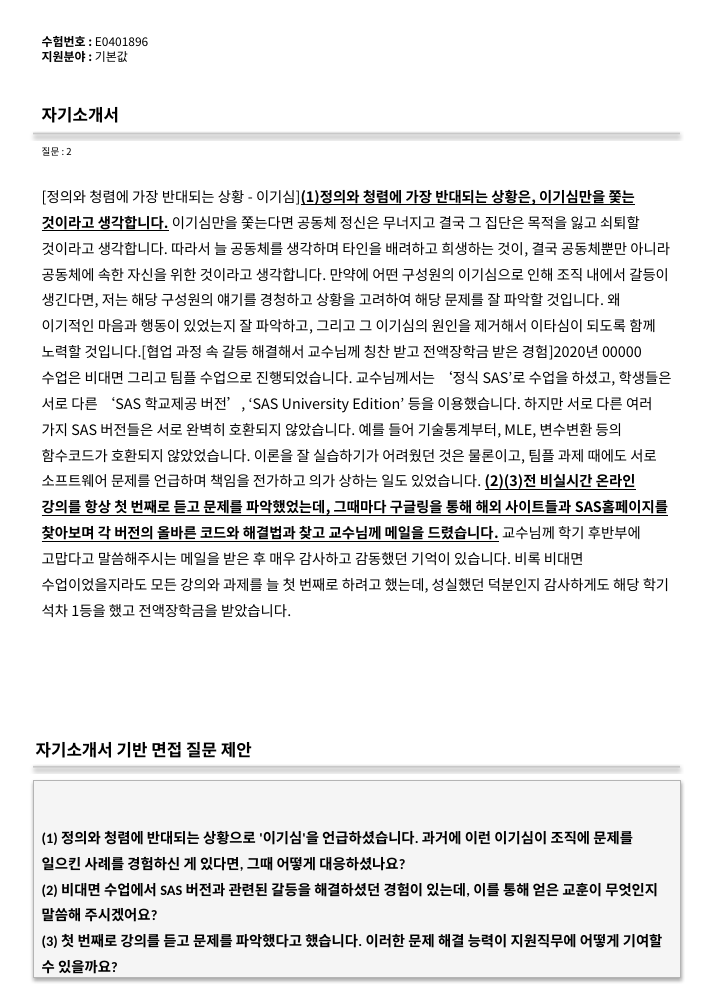
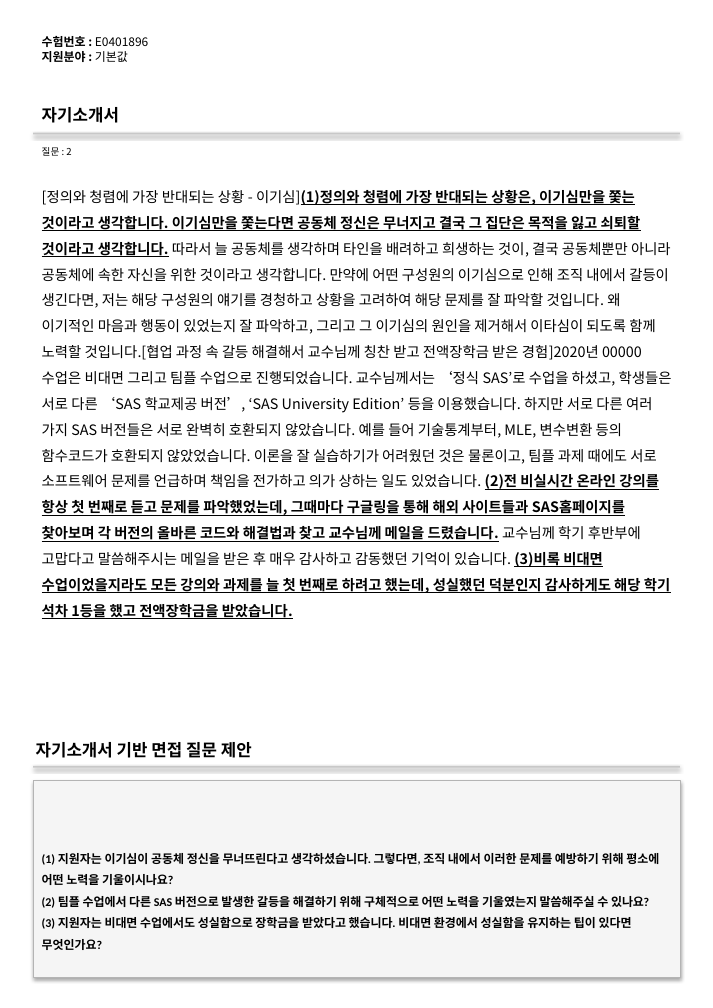
Before and after one commit to DaeGul2/isbr-auto-questionnaire, a slide deck: slide 2 of flask-server/outputs/output.pptx. Drawn at 713x1008 pixels with LibreOffice and Linux fonts; fonts in the diff are those of the drawing. Boxes give left, top, right and bottom in pixels: in the first picture for what was removed or moved away, otherwise in the second. Text is boxed around its words. In the diff, an @@ line names an element or a change of style, - is before the commit and + after.

```diff
--- a/flask-server/outputs/output.pptx
+++ b/flask-server/outputs/output.pptx
@@ text at box(42, 188, 672, 619): text changed @@
-[정의와 청렴에 가장 반대되는 상황 - 이기심](1)정의와 청렴에 가장 반대되는 상황은, 이기심만을 쫓는 것이라고 생각합니다. 이기심만을 쫓는다면 공동체 정신은 무너지고 결국 그 집단은 목적을 잃고 쇠퇴할 것이라고 생각합니다. 따라서 늘 공동체를 생각하며 타인을 배려하고 희생하는 것이, 결국 공동체뿐만 아니라 공동체에 속한 자신을 위한 것이라고 생각합니다. 만약에 어떤 구성원의 이기심으로 인해 조직 내에서 갈등이 생긴다면, 저는 해당 구성원의 얘기를 경청하고 상황을 고려하여 해당 문제를 잘 파악할 것입니다. 왜 이기적인 마음과 행동이 있었는지 잘 파악하고, 그리고 그 이기심의 원인을 제거해서 이타심이 되도록 함께 노력할 것입니다.[협업 과정 속 갈등 해결해서 교수님께 칭찬 받고 전액장학금 받은 경험]2020년 00000 수업은 비대면 그리고 팀플 수업으로 진행되었습니다. 교수님께서는 ‘정식 SAS’로 수업을 하셨고, 학생들은 서로 다른 ‘SAS 학교제공 버전’, ‘SAS University Edition’ 등을 이용했습니다. 하지만 서로 다른 여러 가지 SAS 버전들은 서로 완벽히 호환되지 않았습니다. 예를 들어 기술통계부터, MLE, 변수변환 등의 함수코드가 호환되지 않았었습니다. 이론을 잘 실습하기가 어려웠던 것은 물론이고, 팀플 과제 때에도 서로 소프트웨어 문제를 언급하며 책임을 전가하고 의가 상하는 일도 있었습니다. (2)(3)전 비실시간 온라인 강의를 항상 첫 번째로 듣고 문제를 파악했었는데, 그때마다 구글링을 통해 해외 사이트들과 SAS홈페이지를 찾아보며 각 버전의 올바른 코드와 해결법과 찾고 교수님께 메일을 드렸습니다. 교수님께 학기 후반부에 고맙다고 말씀해주시는 메일을 받은 후 매우 감사하고 감동했던 기억이 있습니다. 비록 비대면 수업이었을지라도 모든 강의와 과제를 늘 첫 번째로 하려고 했는데, 성실했던 덕분인지 감사하게도 해당 학기 석차 1등을 했고 전액장학금을 받았습니다.
+[정의와 청렴에 가장 반대되는 상황 - 이기심](1)정의와 청렴에 가장 반대되는 상황은, 이기심만을 쫓는 것이라고 생각합니다. 이기심만을 쫓는다면 공동체 정신은 무너지고 결국 그 집단은 목적을 잃고 쇠퇴할 것이라고 생각합니다. 따라서 늘 공동체를 생각하며 타인을 배려하고 희생하는 것이, 결국 공동체뿐만 아니라 공동체에 속한 자신을 위한 것이라고 생각합니다. 만약에 어떤 구성원의 이기심으로 인해 조직 내에서 갈등이 생긴다면, 저는 해당 구성원의 얘기를 경청하고 상황을 고려하여 해당 문제를 잘 파악할 것입니다. 왜 이기적인 마음과 행동이 있었는지 잘 파악하고, 그리고 그 이기심의 원인을 제거해서 이타심이 되도록 함께 노력할 것입니다.[협업 과정 속 갈등 해결해서 교수님께 칭찬 받고 전액장학금 받은 경험]2020년 00000 수업은 비대면 그리고 팀플 수업으로 진행되었습니다. 교수님께서는 ‘정식 SAS’로 수업을 하셨고, 학생들은 서로 다른 ‘SAS 학교제공 버전’, ‘SAS University Edition’ 등을 이용했습니다. 하지만 서로 다른 여러 가지 SAS 버전들은 서로 완벽히 호환되지 않았습니다. 예를 들어 기술통계부터, MLE, 변수변환 등의 함수코드가 호환되지 않았었습니다. 이론을 잘 실습하기가 어려웠던 것은 물론이고, 팀플 과제 때에도 서로 소프트웨어 문제를 언급하며 책임을 전가하고 의가 상하는 일도 있었습니다. (2)전 비실시간 온라인 강의를 항상 첫 번째로 듣고 문제를 파악했었는데, 그때마다 구글링을 통해 해외 사이트들과 SAS홈페이지를 찾아보며 각 버전의 올바른 코드와 해결법과 찾고 교수님께 메일을 드렸습니다. 교수님께 학기 후반부에 고맙다고 말씀해주시는 메일을 받은 후 매우 감사하고 감동했던 기억이 있습니다. (3)비록 비대면 수업이었을지라도 모든 강의와 과제를 늘 첫 번째로 하려고 했는데, 성실했던 덕분인지 감사하게도 해당 학기 석차 1등을 했고 전액장학금을 받았습니다.
@@ text in rectangle at box(42, 853, 659, 950): text changed; size 12 to 10 pt @@
-(1) 정의와 청렴에 반대되는 상황으로 '이기심'을 언급하셨습니다. 과거에 이런 이기심이 조직에 문제를 일으킨 사례를 경험하신 게 있다면, 그때 어떻게 대응하셨나요?
-(2) 비대면 수업에서 SAS 버전과 관련된 갈등을 해결하셨던 경험이 있는데, 이를 통해 얻은 교훈이 무엇인지 말씀해 주시겠어요?
-(3) 첫 번째로 강의를 듣고 문제를 파악했다고 했습니다. 이러한 문제 해결 능력이 지원직무에 어떻게 기여할 수 있을까요?
+(1) 지원자는 이기심이 공동체 정신을 무너뜨린다고 생각하셨습니다. 그렇다면, 조직 내에서 이러한 문제를 예방하기 위해 평소에 어떤 노력을 기울이시나요?
+(2) 팀플 수업에서 다른 SAS 버전으로 발생한 갈등을 해결하기 위해 구체적으로 어떤 노력을 기울였는지 말씀해주실 수 있나요?
+(3) 지원자는 비대면 수업에서도 성실함으로 장학금을 받았다고 했습니다. 비대면 환경에서 성실함을 유지하는 팁이 있다면 무엇인가요?
```
Also in this commit, not shown: 15 other slides changed, 10 other files.
